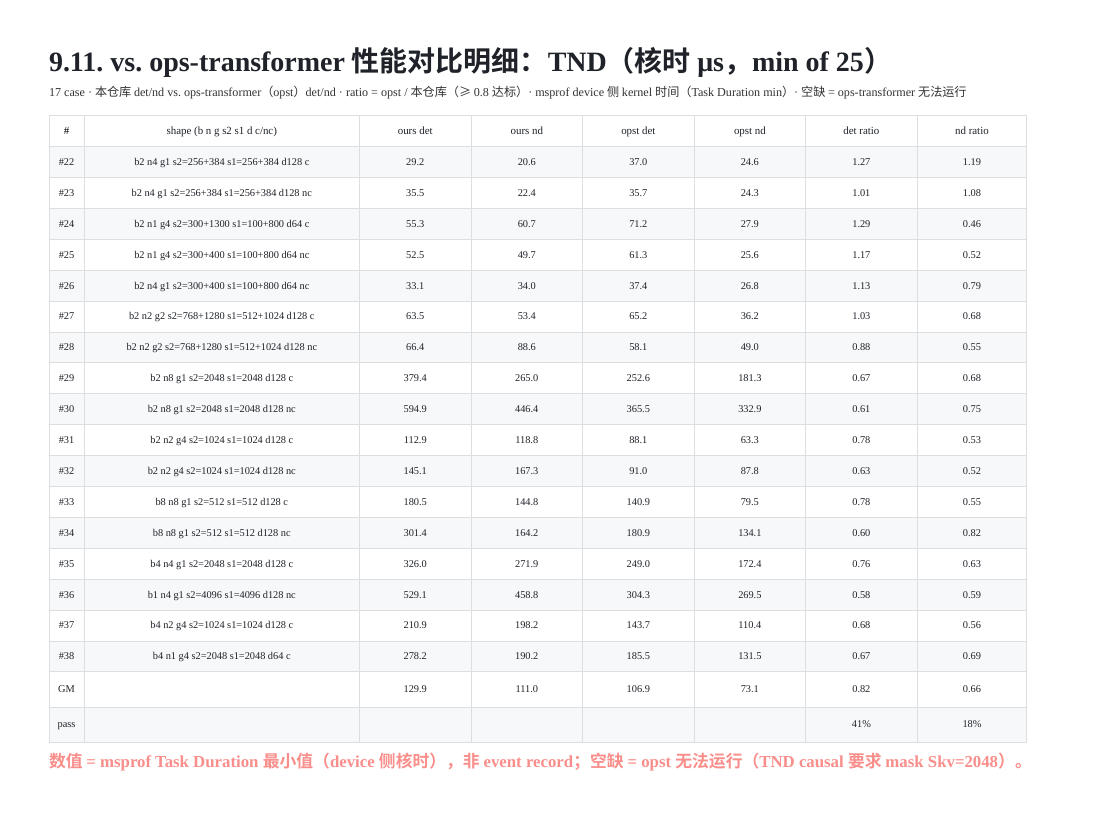
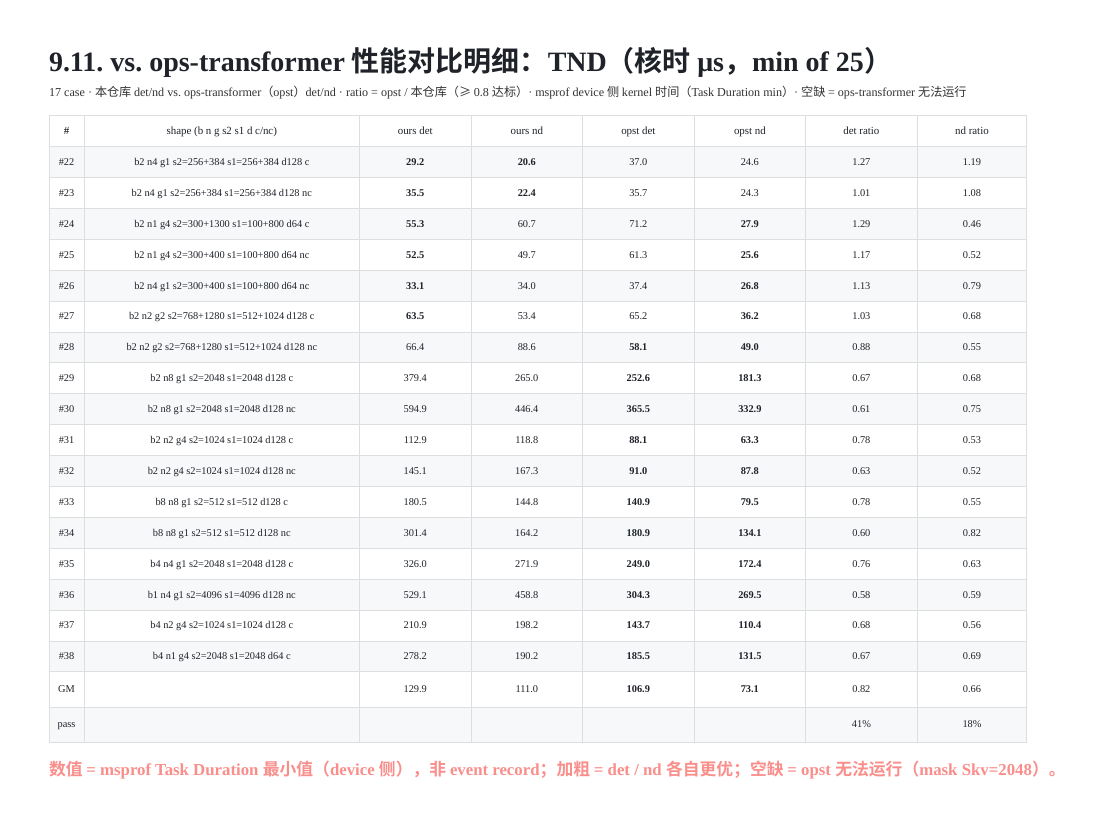
Before and after one commit to guomc9/SeeTen, a slide deck: slide 29 of cases/flash-attention-det-accum/out/v3-index-schedules.pptx. Drawn at 1120x840 pixels with LibreOffice and Linux fonts; fonts in the diff are those of the drawing. Boxes give left, top, right and bottom in pixels: in the first picture for what was removed or moved away, otherwise in the second. Text is boxed around its words. In the diff, an @@ line names an element or a change of style, - is before the commit and + after.

Commit message:
chapter 9 tables: bold the better of ours/opst for every det and nd column
- spec_table cells now parse the documented inline markers (**bold**, ==emph==)
  through _rich_segments, so a single cell can mark its winning value; check_cells
  keeps measuring the rendered run text.
- 9.4-9.6 (det-vs-det), 9.7-9.9 (nd-vs-nd) and 9.10/9.11 (detail, incl. the GM
  rows) bold the smaller kernel time of the ours/opst pair for det and nd
  separately; ratio columns and pass rows stay plain, and each page says what the
  bold means.  9.1-9.3 remain un-bolded because their cells are det/nd penalty
  ratios (the skill's rule is not to bold ratio rows).
- verified programmatically: all 115 data rows match min-of-pair bolding, no
  literal ** / == markers leak into any cell; deck 32 pages, 0 layout issues,
  check_case ALL PASS, verify_demo clean.

```diff
--- a/cases/flash-attention-det-accum/out/v3-index-schedules.pptx
+++ b/cases/flash-attention-det-accum/out/v3-index-schedules.pptx
@@ table at (x1=49, y1=116, x2=1027, y2=734) @@
@@ bold on in "29.2", "20.6", "35.5", "22.4" and 32 more places @@
@@ text at (x1=49, y1=761, x2=1066, y2=779): text changed @@
-数值 = msprof Task Duration 最小值（device 侧核时），非 event record；空缺 = opst 无法运行（TND causal 要求 mask Skv=2048）。
+数值 = msprof Task Duration 最小值（device 侧），非 event record；加粗 = det / nd 各自更优；空缺 = opst 无法运行（mask Skv=2048）。
```
Also in this commit, not shown: 7 other slides changed, 2 other files.
